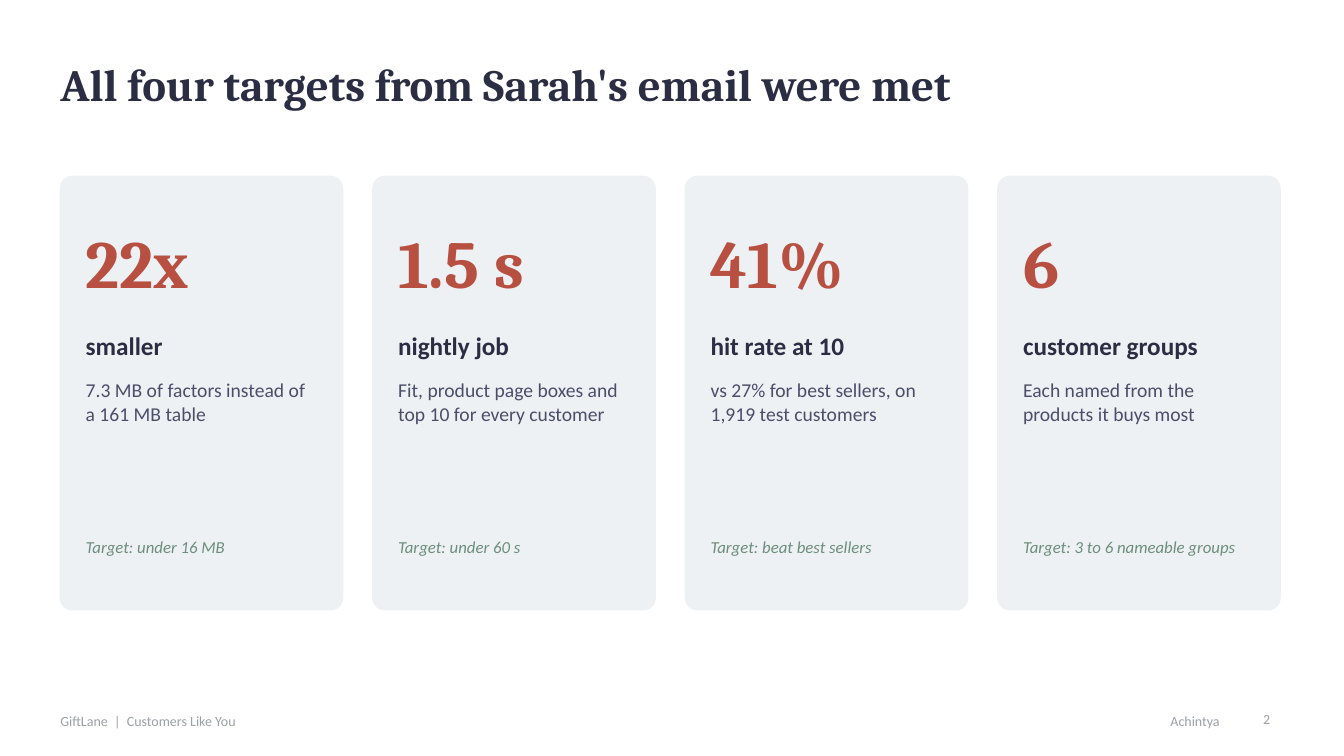
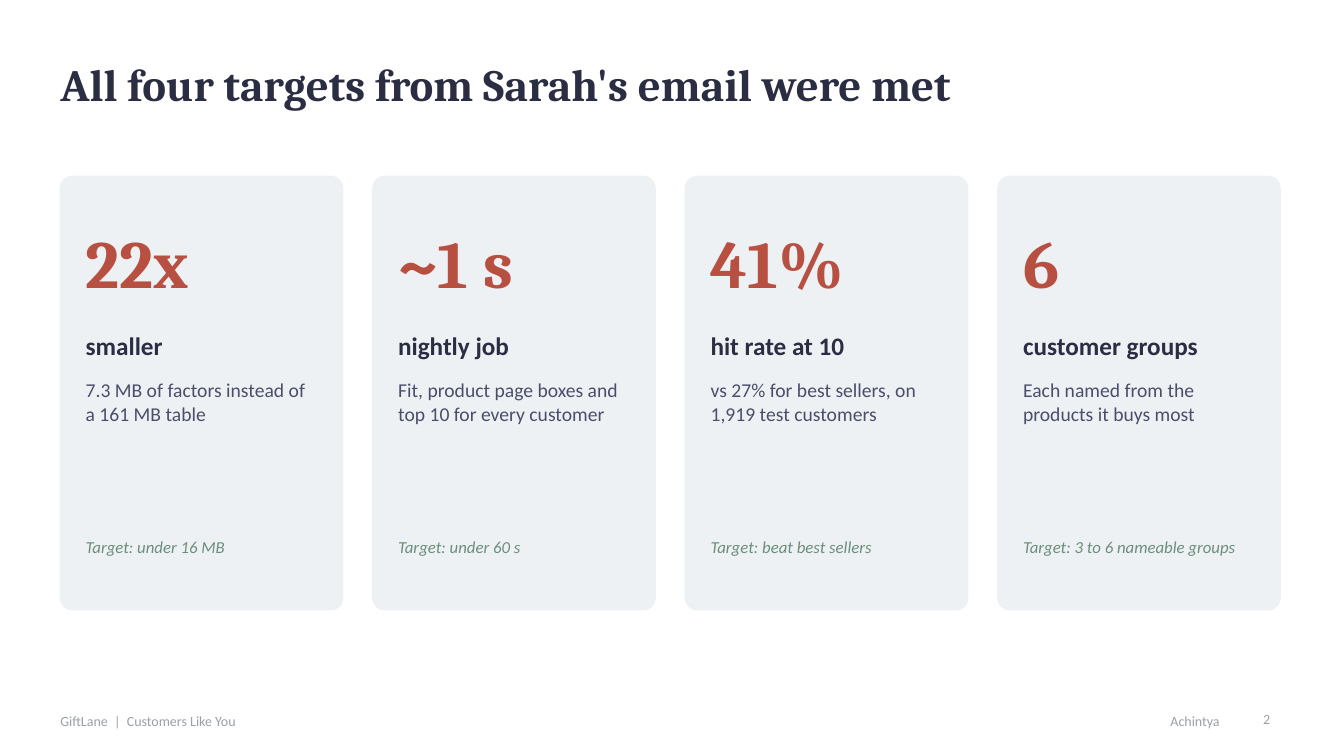
Before and after one commit to AchintyaShah25/MiniProj_Linear_Algebra, a slide deck: slide 2 of docs/slides.pptx. Drawn at 1344x756 pixels with LibreOffice and Linux fonts; fonts in the diff are those of the drawing. Boxes give left, top, right and bottom in pixels: in the first picture for what was removed or moved away, otherwise in the second. Text is boxed around its words. In the diff, an @@ line names an element or a change of style, - is before the commit and + after.

```diff
--- a/docs/slides.pptx
+++ b/docs/slides.pptx
@@ text at box(398, 243, 513, 289): text changed @@
-1.5 s
+~1 s
```
Also in this commit, not shown: 1 other slide changed, 4 other files.
